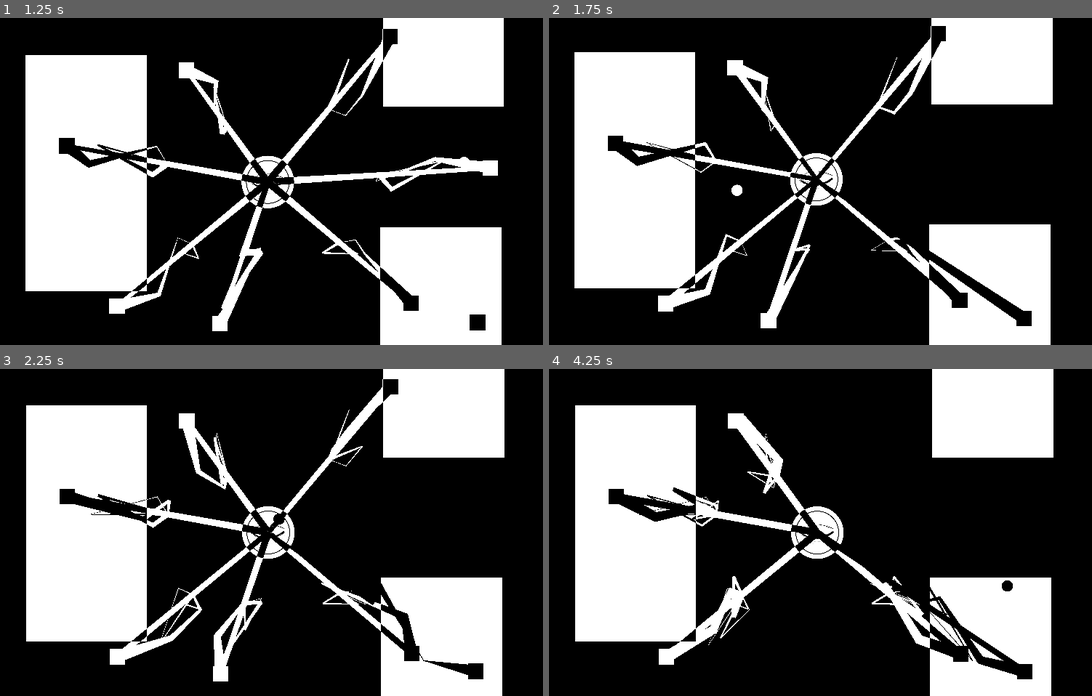
Above: before the commit, frames 1-4 (two rows, left to right).
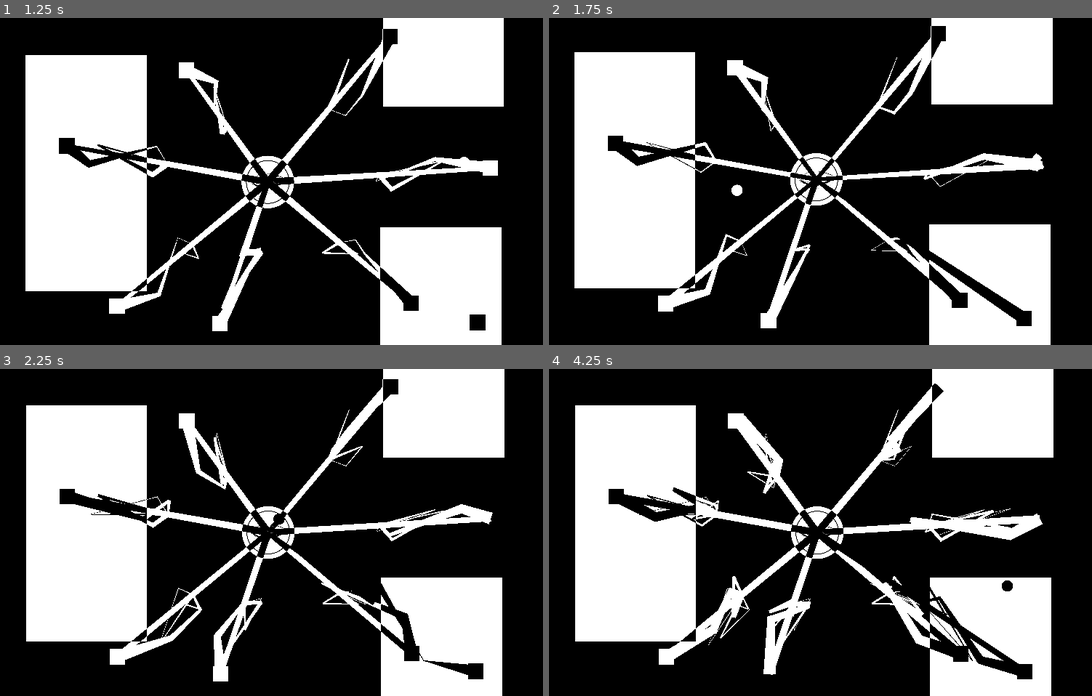
Above: after the commit, the same moments.

Repository: EakyRtk/Hypnopompic-Observer
Game: Godot game, scene res://game_manager.tscn
Same seed, same stepped clock (60 frames per second), same inputs: the game is played once before the commit and once after it.
Inputs (mouse positions are in pixels of both pictures, inside the frame that each line leads up to):
- Up to frame 1 (1.25 s): tap Enter (ui_accept) at 0.5, 0.77 s; move the mouse to (396, 165) at 0.52 s; click (396, 165) at 0.67 s
- Up to frame 2 (1.75 s): move the mouse to (701, 197) at 1.27 s; click (701, 197) at 1.42 s; tap Enter (ui_accept) at 1.52 s
- Up to frame 3 (2.25 s): move the mouse to (325, 460) at 2.02 s; click (325, 460) at 2.17 s
- Up to frame 4 (4.25 s): move the mouse to (787, 597) at 2.77 s; click (787, 597) at 2.92 s; tap Enter (ui_accept) at 3.02, 3.77 s; move the mouse to (994, 581) at 3.52 s; click (994, 581) at 3.67 s

Frame 1 is identical in both runs. In frame 2, 1.0% of the frame differs, in the area x 49-92%, y 41-52%; in frame 3, 1.2%; in frame 4, 3.6%, in the area x 39-91%, y 4-94%.

Commit message:
particle

Diff:
--- a/Observer in Hypnopompia/Enemies/First Section Enemies/enemy.gd
+++ b/Observer in Hypnopompia/Enemies/First Section Enemies/enemy.gd
@@ -13,6 +13,7 @@
 @onready var hit_box = $HitBox
 @onready var hurt_box = $HurtBox
 @onready var bullets = $Bullets
+@onready var ripparticle = $ripparticle
 @export var bullet_size := 3
 @export var speed := 60
 @export var rmove_range := 120
@@ -24,6 +25,7 @@
 var evasion := 0
 var can_move := true
 var no_sequence := false
+var can_shoot := true
 
 var random_move_tween
 var break_happened := false
@@ -68,6 +70,8 @@
 	 position + Vector2(randi_range(-rmove_range, rmove_range), randi_range(-rmove_range, rmove_range)), randf_range(0.9, 2.1)).set_trans(Tween.TRANS_QUAD).set_ease(Tween.EASE_IN_OUT)
 
 func _shoot():
+	if not can_shoot:
+		return
 	for i in range(3):
 		var bullet = S_BULLET.instantiate()
 		bullet.top_level = true
@@ -104,15 +108,20 @@
 
 func hurt():
 	set_process(false)
+	no_sequence = true
+	can_move = false
+	can_shoot = false
 	hit_box.queue_free()
 	hurt_box.queue_free()
 	enemy_sprite.hide()
+	ripparticle.emitting = true
 	General.camera.apply_shake(10.0, 10.0)
 	Engine.time_scale = 0.4
 	await get_tree().create_timer(0.1).timeout
 	Engine.time_scale = 1
 	if bullets.get_children().size() != 0:
 		await get_tree().create_timer(8.0).timeout
+	await get_tree().create_timer(3).timeout
 	queue_free()
 	#print("enemy hurt")
 
--- a/Observer in Hypnopompia/Enemies/First Section Enemies/enemy.tscn
+++ b/Observer in Hypnopompia/Enemies/First Section Enemies/enemy.tscn
@@ -17,6 +17,26 @@
 
 [sub_resource type="CircleShape2D" id="CircleShape2D_p8tbc"]
 radius = 151.083
+
+[sub_resource type="Gradient" id="Gradient_uor4j"]
+offsets = PackedFloat32Array(0, 0.713115, 1)
+colors = PackedColorArray(1, 1, 1, 1, 1, 1, 1, 1, 1, 1, 1, 0)
+
+[sub_resource type="GradientTexture1D" id="GradientTexture1D_2mink"]
+gradient = SubResource("Gradient_uor4j")
+
+[sub_resource type="ParticleProcessMaterial" id="ParticleProcessMaterial_vgarn"]
+particle_flag_disable_z = true
+angular_velocity_min = 145.62
+angular_velocity_max = 469.21
+radial_velocity_min = -89.89
+radial_velocity_max = 179.78
+gravity = Vector3(0, 0, 0)
+damping_min = 4.674
+damping_max = 70.523
+scale_min = 0.1
+scale_max = 0.1
+color_ramp = SubResource("GradientTexture1D_2mink")
 
 [node name="Enemy" type="Node2D" groups=["enemy"]]
 script = ExtResource("1_88fdb")
@@ -64,5 +84,14 @@
 [node name="Bullets" type="Node2D" parent="."]
 process_mode = 3
 
+[node name="ripparticle" type="GPUParticles2D" parent="."]
+process_mode = 3
+emitting = false
+amount = 4
+process_material = SubResource("ParticleProcessMaterial_vgarn")
+texture = ExtResource("2_13wuu")
+lifetime = 0.3
+one_shot = true
+
 [connection signal="timeout" from="EvasionCooldown" to="." method="_evasion_cooldown"]
 [connection signal="timeout" from="SequenceCooldown" to="." method="_do_sequence"]
--- a/Observer in Hypnopompia/Player/PlayerBullet/player_bullet.tscn
+++ b/Observer in Hypnopompia/Player/PlayerBullet/player_bullet.tscn
@@ -15,6 +15,7 @@
 texture = ExtResource("1_ol2wb")
 
 [node name="HitBox" type="Area2D" parent="."]
+visible = false
 script = ExtResource("2_y8fo7")
 type = 1
 
@@ -22,6 +23,7 @@
 shape = SubResource("CircleShape2D_he74h")
 
 [node name="VisibleOnScreenNotifier2D" type="VisibleOnScreenNotifier2D" parent="."]
+visible = false
 position = Vector2(1.3113e-06, -3.09944e-06)
 scale = Vector2(2.8, 2.8)
 
Not shown: 1 places in Observer in Hypnopompia/Enemies/First Section Enemies/enemy.tscn that only renumber resources
